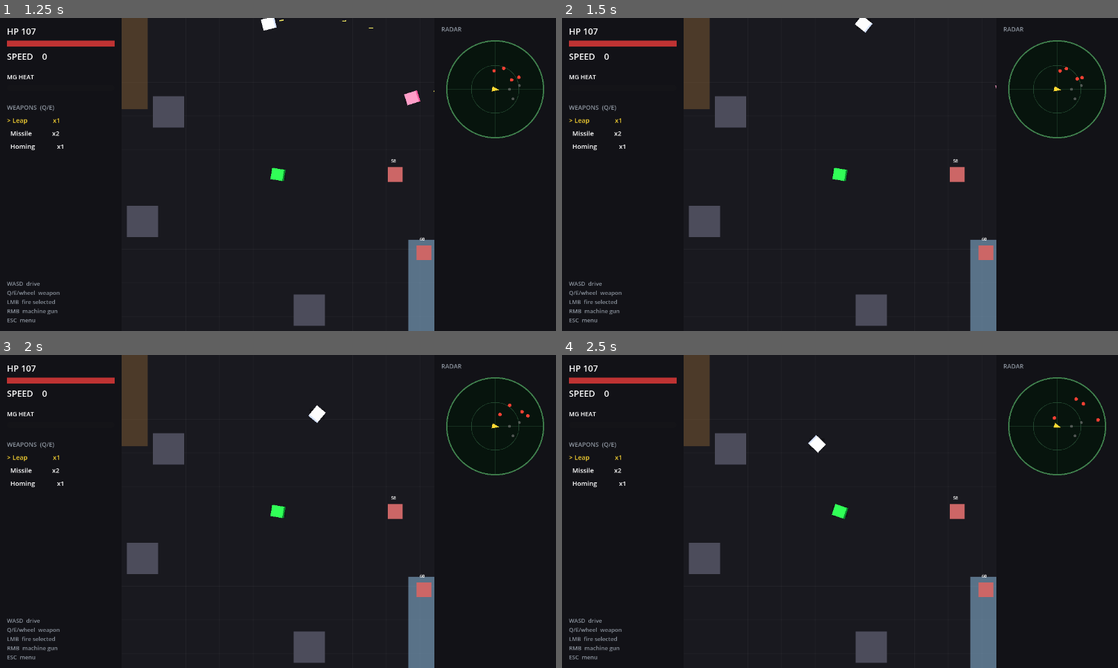
Above: before the commit, frames 1-4 (two rows, left to right).
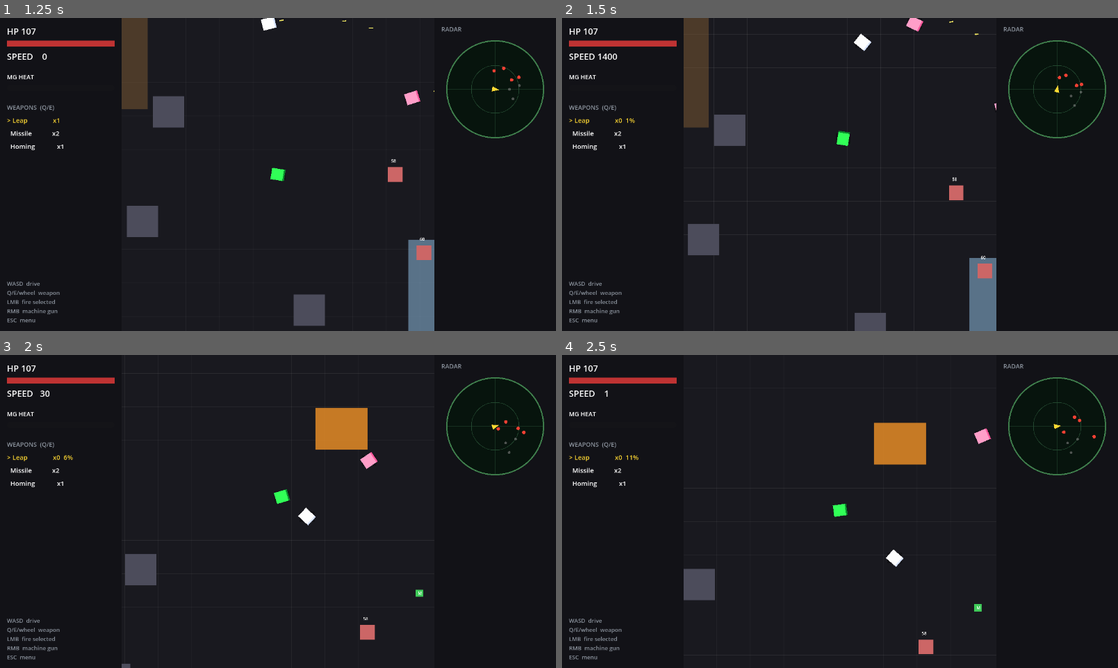
Above: after the commit, the same moments.

Repository: b3p3k0/bentchrome
Game: Godot game, scene res://ui/title.tscn
Same seed, same stepped clock (60 frames per second), same inputs: the game is played once before the commit and once after it.
Inputs (mouse positions are in pixels of both pictures, inside the frame that each line leads up to):
- Up to frame 1 (1.25 s): tap Enter (select_confirm) at 0.5 s; move the mouse to (400, 158) at 0.52 s; hold D (move_right) from 0.53 s (still down); right-click (400, 158) at 0.6 s; click (400, 158) at 0.67 s; tap Space at 0.77 s
- Up to frame 2 (1.5 s): release D (move_right) at 1.25 s; drag from (728, 190) to (628, 43) at 1.27 s
- Up to frame 3 (2 s): no input
- Up to frame 4 (2.5 s): move the mouse to (895, 442) at 2.02 s; hold D (move_right) from 2.03 s (still down); hold Enter (select_confirm) from 2.03 s (still down)

Frame 1 is identical in both runs. In frame 2, 3.6% of the frame differs, in the area x 6-94%, y 0-100%; in frame 3, 6.5%; in frame 4, 6.9%, in the area x 7-97%, y 0-100%.

Commit message:
Card 4: Leap — lock-on DASH special (Cricket)
SpecialController._dash: lock nearest vehicle within 700px (forward
fallback), 0.4s dash at 1400px/s with mild homing; obstacle bit dropped
mid-leap (sails over blocks). Vehicle skips DrivingController while
dashing so the top-speed clamp can't eat the impulse; the existing ram
loop supplies the body-check damage (~70 at dash speed). Connecting
slows the victim (0.5x, 2s) and grants Cricket 2s invulnerability;
mask restored to match air state on dash end.

Co-Authored-By: Claude Fable 5 <noreply@anthropic.com>

Diff:
--- a/data/weapons/leap.tres
+++ b/data/weapons/leap.tres
@@ -5,5 +5,5 @@
 [resource]
 script = ExtResource("1_def")
 display_name = "Leap"
-stub = true
-note = "Locks nearest target, full-throttle body-check, 2s invuln after impact. Needs dash mechanic."
+kind = 2
+note = "Lock-on body-check: dashes at the nearest car within 700px (straight ahead otherwise) at 1400px/s, sailing over obstacles. Connecting drains the victim's speed (0.5x, 2s) and grants 2s invulnerability; the hit itself is dash-speed ram damage."
--- a/vehicles/special_controller.gd
+++ b/vehicles/special_controller.gd
@@ -11,10 +11,20 @@
 const BEAM_SLOW := 0.5            # handling cripple while zapped
 const BEAM_HOLD_FACTOR := 2.0     # latch breaks beyond acquisition * this
 
+const DASH_SPEED := 1400.0        # body-check velocity (well past any top speed)
+const DASH_DURATION := 0.4        # ~560px of travel
+const DASH_LOCK_RANGE := 700.0    # lock the nearest vehicle inside this
+const DASH_INVULN_T := 2.0        # invulnerability after connecting
+const DASH_SLOW := 0.5            # victim speed drain
+const DASH_SLOW_T := 2.0
+
 var _def: WeaponDef = null
 var _beam_target: Node2D = null
 var _beam_t := 0.0
 var _beam_line: Line2D = null
+var _dash_t := 0.0
+var _dash_target: Node2D = null
+var _dash_dir := Vector2.RIGHT
 
 @onready var _mount: WeaponMount = get_parent().get_node_or_null("SecondaryMount") if get_parent() else null
 
@@ -60,6 +70,8 @@
 func _physics_process(delta: float) -> void:
 	if _beam_t > 0.0:
 		_beam_tick(delta)
+	if _dash_t > 0.0:
+		_dash_tick(delta)
 
 func _beam_tick(delta: float) -> void:
 	var vehicle := get_parent() as Node2D
@@ -104,8 +116,59 @@
 func _exit_tree() -> void:
 	_end_beam()  # don't leave an orphaned beam line if the car dies mid-zap
 
-func _dash(_pressed: bool, _origin: Vector2, _direction: Vector2, _shooter: Node) -> bool:
-	return false  # TODO (Leap): dash the caster toward the nearest target + brief invuln
+## Leap: lock the nearest vehicle in range and full-throttle body-check it
+## (straight ahead when nothing is in range). The dash overrides normal driving,
+## sails over obstacles, and on connecting drains the victim's speed and grants
+## the caster brief invulnerability. Ram damage itself comes from the existing
+## ram loop — at dash speed that's already a massive hit.
+func _dash(pressed: bool, _origin: Vector2, direction: Vector2, shooter: Node) -> bool:
+	if not pressed or _dash_t > 0.0:
+		return false
+	_dash_target = Targeting.nearest_other((shooter as Node2D).global_position, shooter, DASH_LOCK_RANGE)
+	_dash_dir = direction
+	_dash_t = DASH_DURATION
+	if shooter is CollisionObject2D:
+		shooter.collision_mask &= ~4  # ignore obstacles mid-leap
+	return true
+
+func is_dashing() -> bool:
+	return _dash_t > 0.0
+
+func _dash_tick(delta: float) -> void:
+	var vehicle := get_parent() as CharacterBody2D
+	if vehicle == null:
+		_dash_t = 0.0
+		return
+	if _dash_target and is_instance_valid(_dash_target):
+		_dash_dir = (_dash_target.global_position - vehicle.global_position).normalized()
+	vehicle.velocity = _dash_dir * DASH_SPEED
+	vehicle.set("heading", _dash_dir.angle())
+	for i in vehicle.get_slide_collision_count():
+		var other := vehicle.get_slide_collision(i).get_collider()
+		if other is CharacterBody2D and other != vehicle and other.has_method("apply_effect"):
+			var slow := StatusEffectSpec.new()
+			slow.kind = &"slow"
+			slow.duration = DASH_SLOW_T
+			slow.magnitude = DASH_SLOW
+			other.apply_effect(slow)
+			var invuln := StatusEffectSpec.new()
+			invuln.kind = &"invuln"
+			invuln.duration = DASH_INVULN_T
+			if vehicle.has_method("apply_effect"):
+				vehicle.apply_effect(invuln)
+			_end_dash(vehicle)
+			return
+	_dash_t -= delta
+	if _dash_t <= 0.0:
+		_end_dash(vehicle)
+
+func _end_dash(vehicle: CharacterBody2D) -> void:
+	_dash_t = 0.0
+	_dash_target = null
+	# Restore the mask to match the car's air state (grounded 7 / airborne 2),
+	# same split as Vehicle._set_airborne.
+	var airborne: bool = vehicle.get("height") != null and vehicle.get("height") > 0.0
+	vehicle.set_deferred("collision_mask", 2 if airborne else 7)
 
 func _trigger(_pressed: bool, _origin: Vector2, _direction: Vector2, _shooter: Node) -> bool:
 	return false  # TODO (Toe Jam): arm a charged collision hit until the next ram
--- a/vehicles/vehicle.gd
+++ b/vehicles/vehicle.gd
@@ -99,7 +99,9 @@
 	if _terrain_sensor:
 		current_terrain = _terrain_sensor.current_terrain
 	var intent: Dictionary = _driver.get_intent(self, delta) if _driver else {}
-	if _controller:
+	if _controller and not (_special and _special.is_dashing()):
+		# Normal driving; skipped mid-Leap so the controller's top-speed clamp
+		# doesn't eat the dash velocity.
 		_controller.apply(self, intent, delta)
 	move_and_slide()
 	_update_ram(delta)
